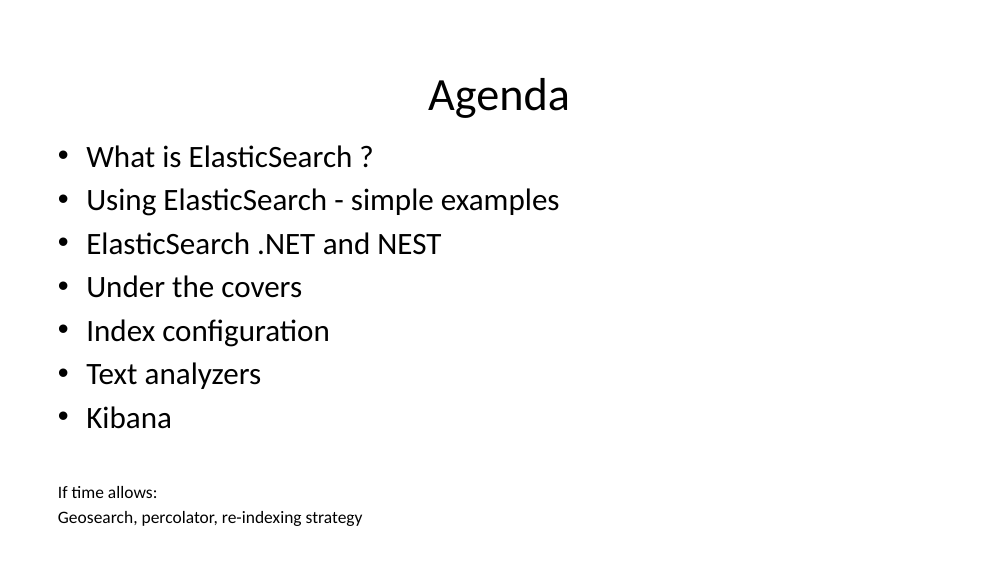
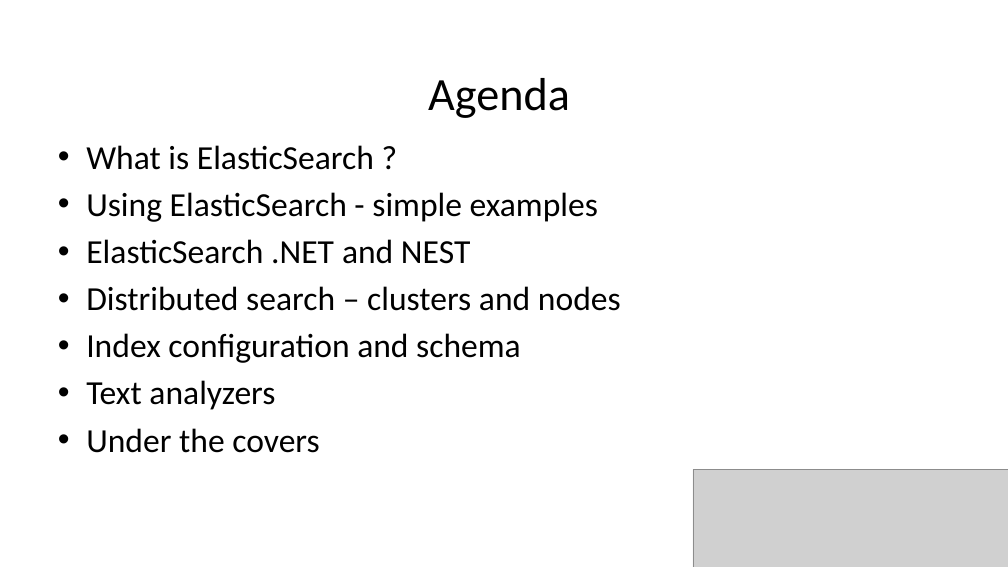
Before and after one commit to driis/ElasticTalk, a slide deck: slide 2 of ElasticSearch Presentation.pptx. Drawn at 1008x567 pixels with LibreOffice and Linux fonts; fonts in the diff are those of the drawing; grey boxes stand for pictures. Boxes give left, top, right and bottom in pixels: in the first picture for what was removed or moved away, otherwise in the second. Text is boxed around its words. In the diff, an @@ line names an element or a change of style, - is before the commit and + after.

```diff
--- a/ElasticSearch Presentation.pptx
+++ b/ElasticSearch Presentation.pptx
@@ text at bbox=[86, 145, 598, 453]: size 29.6 to 32 pt in "What is ElasticSearch ?", "Using ElasticSearch - simple examples", "ElasticSearch .NET and NEST", "Under the covers" @@
@@ text at bbox=[86, 286, 621, 410]: paragraphs added @@
+• Distributed search – clusters and nodes
+• Index configuration and schema
+• Text analyzers
@@ text at bbox=[58, 319, 363, 526]: paragraphs removed @@
-• Index configuration
-• Text analyzers
-• Kibana
-If time allows:
-Geosearch, percolator, re-indexing strategy
@@ picture added at bbox=[693, 470, 1008, 567] @@
```
Also in this commit, not shown: 5 other slides changed, 32 slides added, 1 slide removed.
